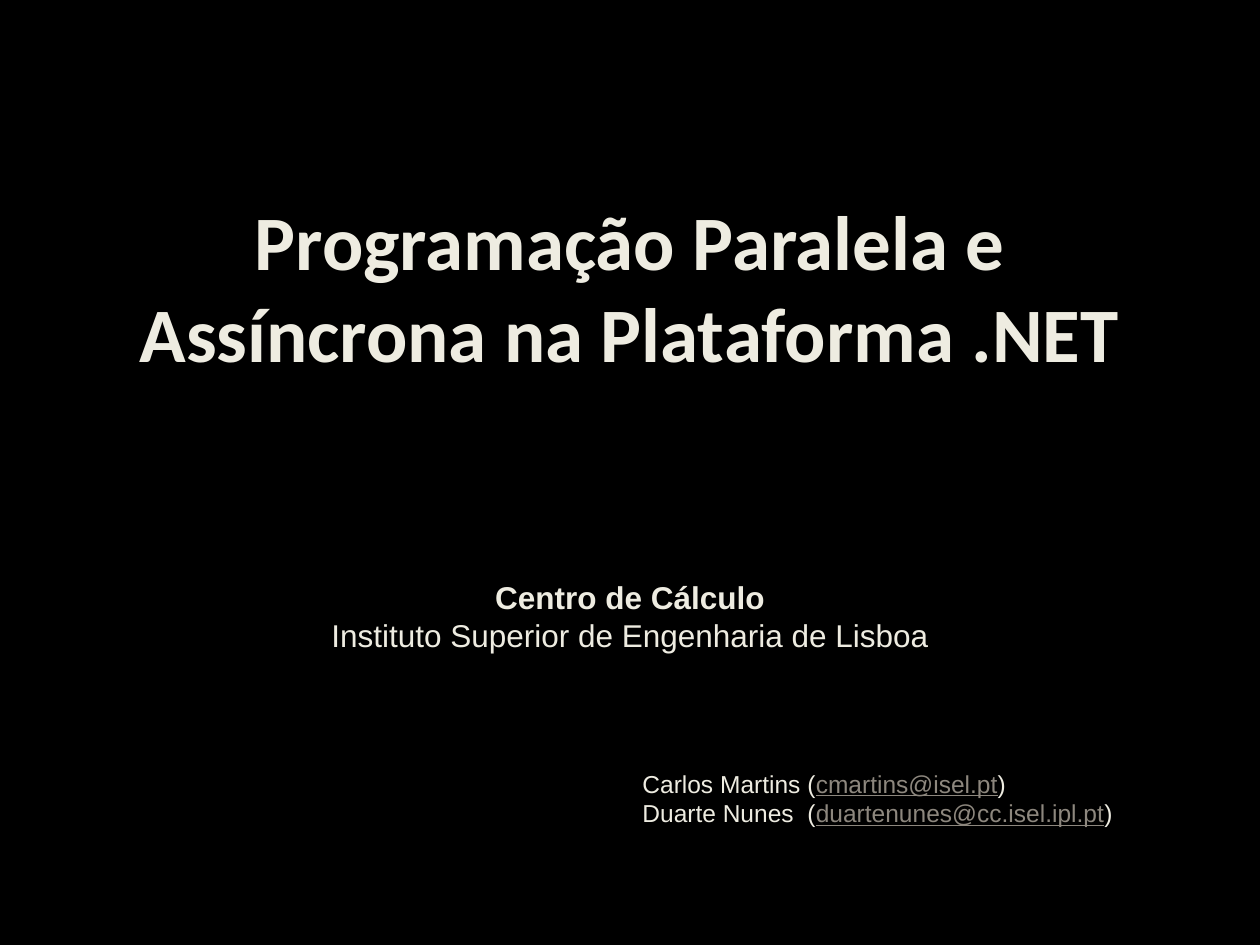
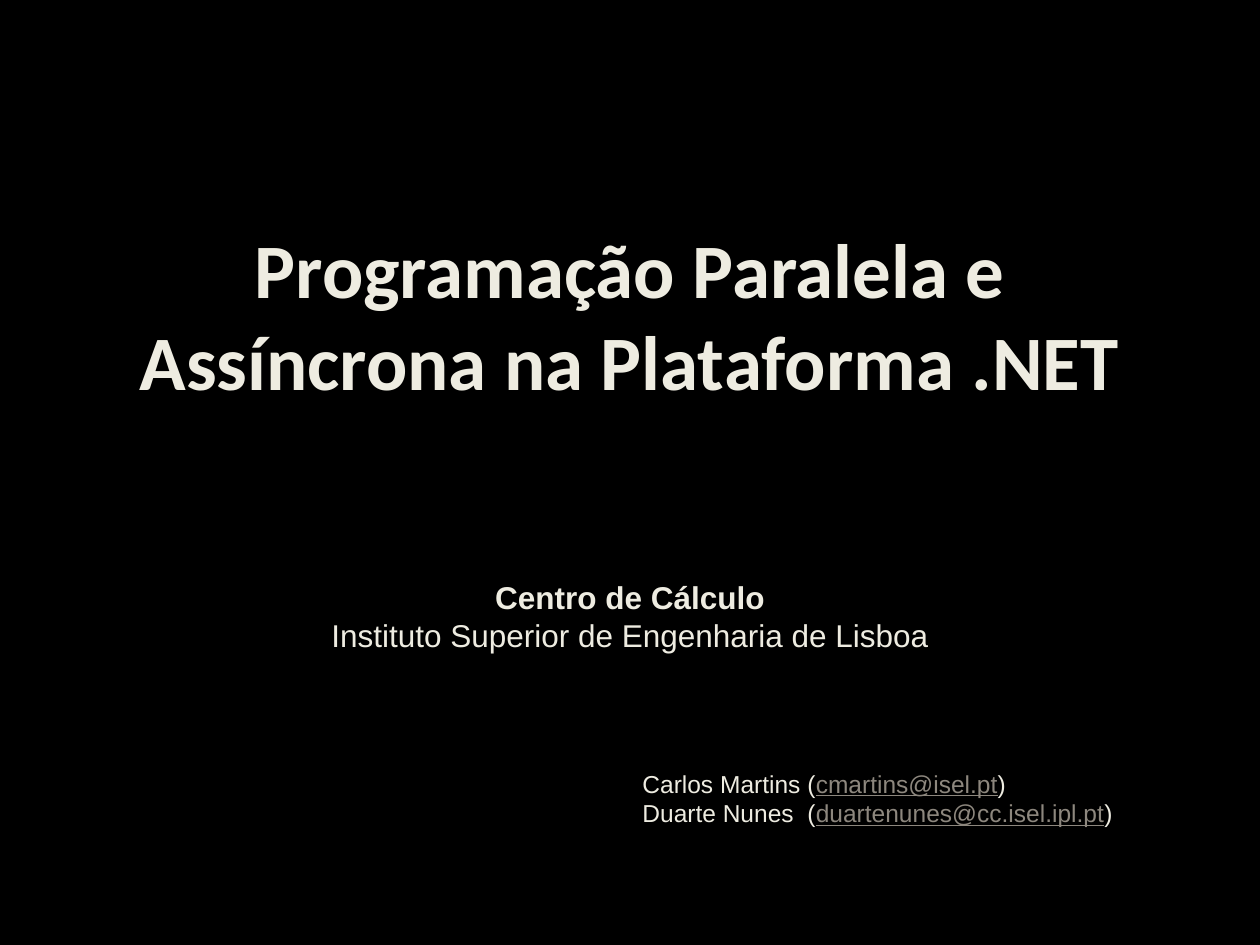
Before and after one commit to CCISEL/preprompt-parallel, a slide deck: slide 1 of Slides.pptx. Drawn at 1260x945 pixels with LibreOffice and Linux fonts; fonts in the diff are those of the drawing. Boxes give left, top, right and bottom in pixels: in the first picture for what was removed or moved away, otherwise in the second. Text is boxed around its words. In the diff, an @@ line names an element or a change of style, - is before the commit and + after.

```diff
--- a/Slides.pptx
+++ b/Slides.pptx
@@ title "Programação Paralela e Assíncrona na ...": place and size @@
-title "Programação Paralela e Assíncrona na ..." at <box>140,216,1119,363</box>
+title "Programação Paralela e Assíncrona na ..." at <box>140,244,1119,391</box>
```
Also in this commit, not shown: 2 other slides changed.
